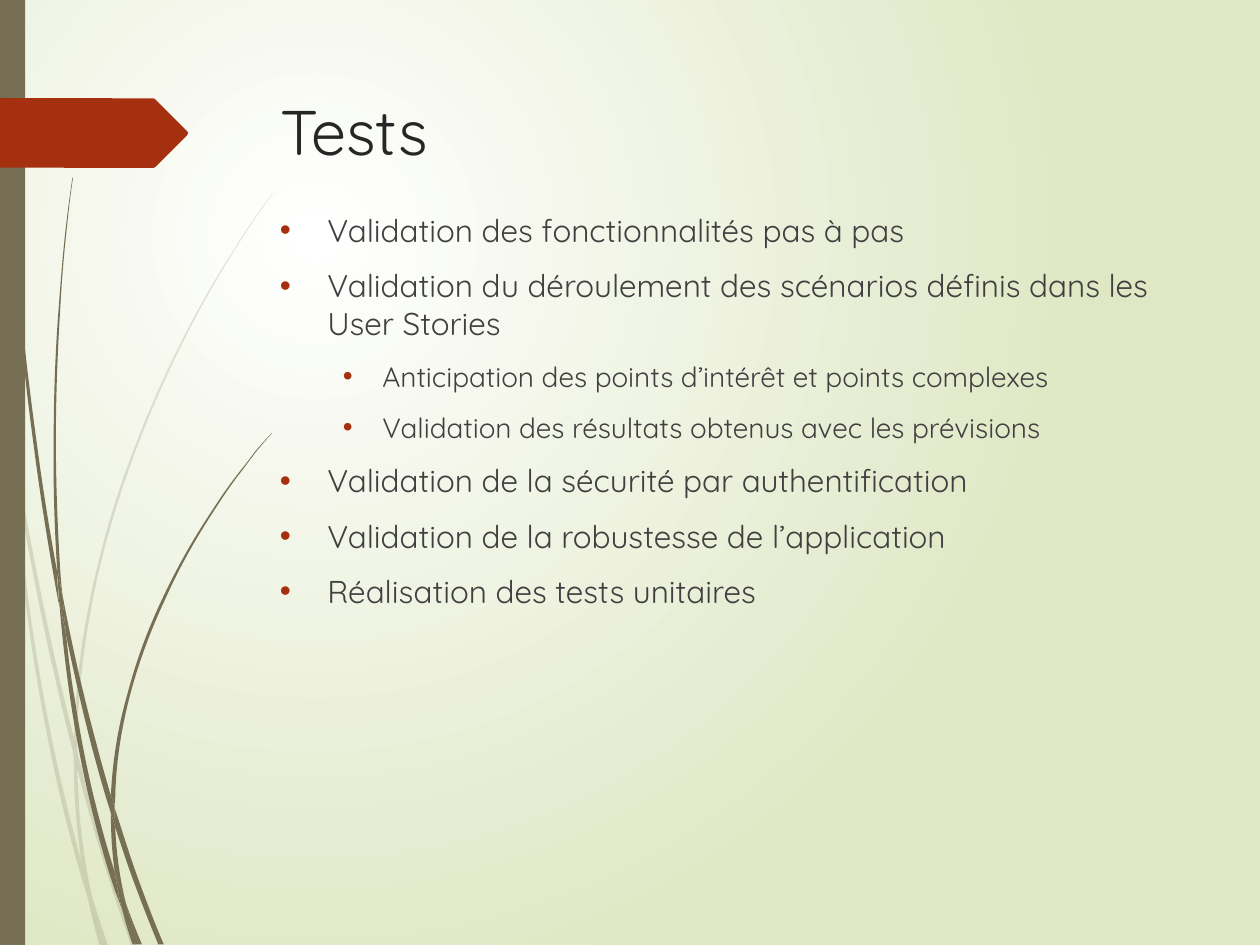
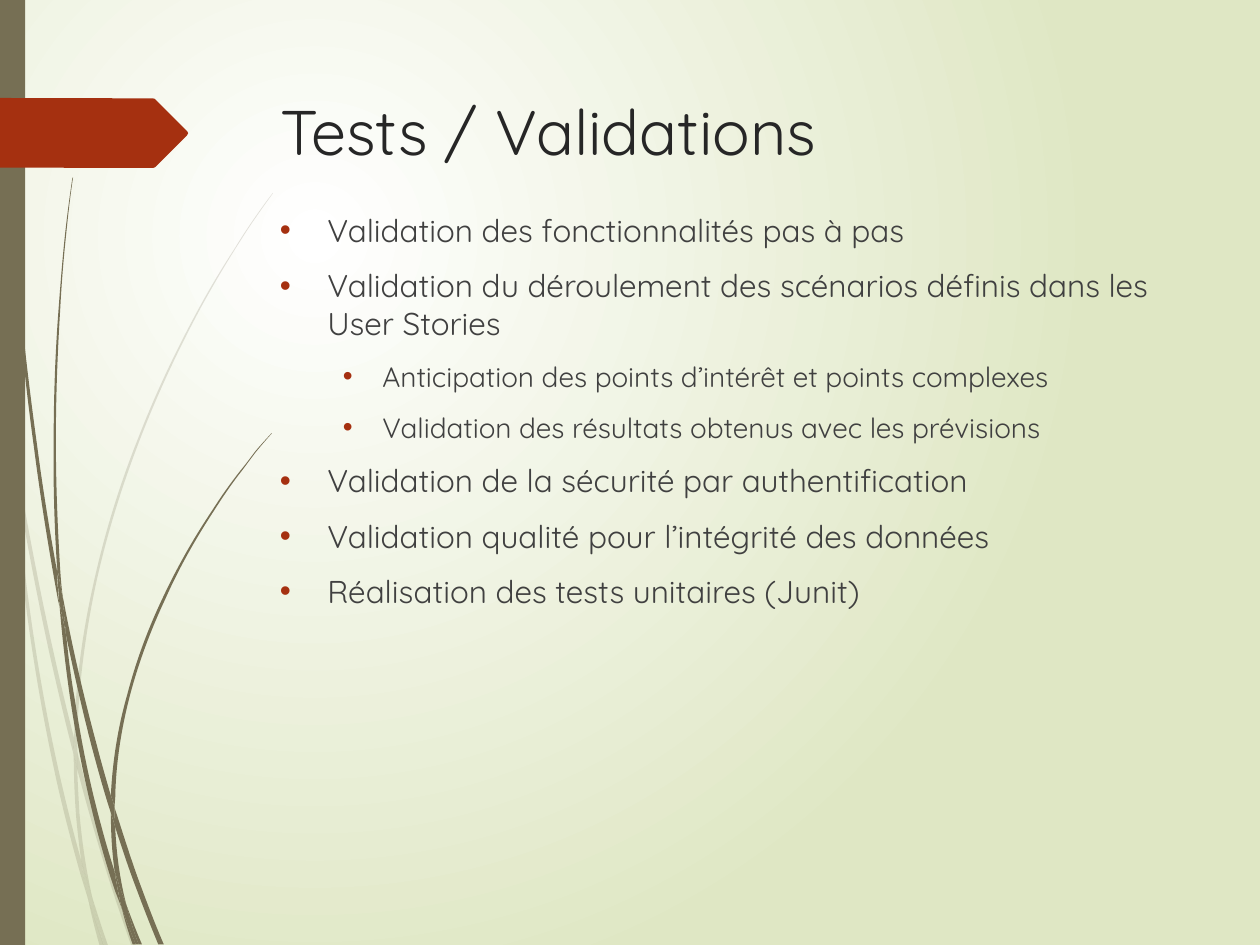
Before and after one commit to LudoRoot/WeBet_JBL, a slide deck: slide 14 of Présentation/Présentation WeBet_JBL.pptx. Drawn at 1260x945 pixels with LibreOffice and Linux fonts; fonts in the diff are those of the drawing. Boxes give left, top, right and bottom in pixels: in the first picture for what was removed or moved away, otherwise in the second. Text is boxed around its words. In the diff, an @@ line names an element or a change of style, - is before the commit and + after.

```diff
--- a/Présentation/Présentation WeBet_JBL.pptx
+++ b/Présentation/Présentation WeBet_JBL.pptx
@@ title at (281,108,816,156): text changed @@
-Tests
+Tests / Validations
@@ text at (327,524,989,609): text changed @@
-• Validation de la robustesse de l’application
-• Réalisation des tests unitaires
+• Validation qualité pour l’intégrité des données
+• Réalisation des tests unitaires (Junit)
```
Also in this commit, not shown: 5 other slides changed, 1 slide added, 2 other files.
